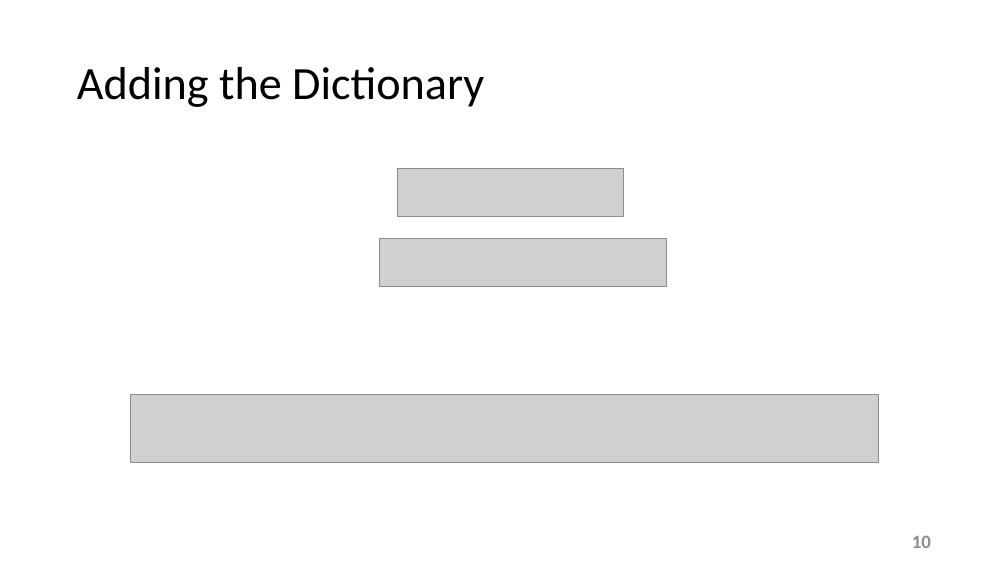
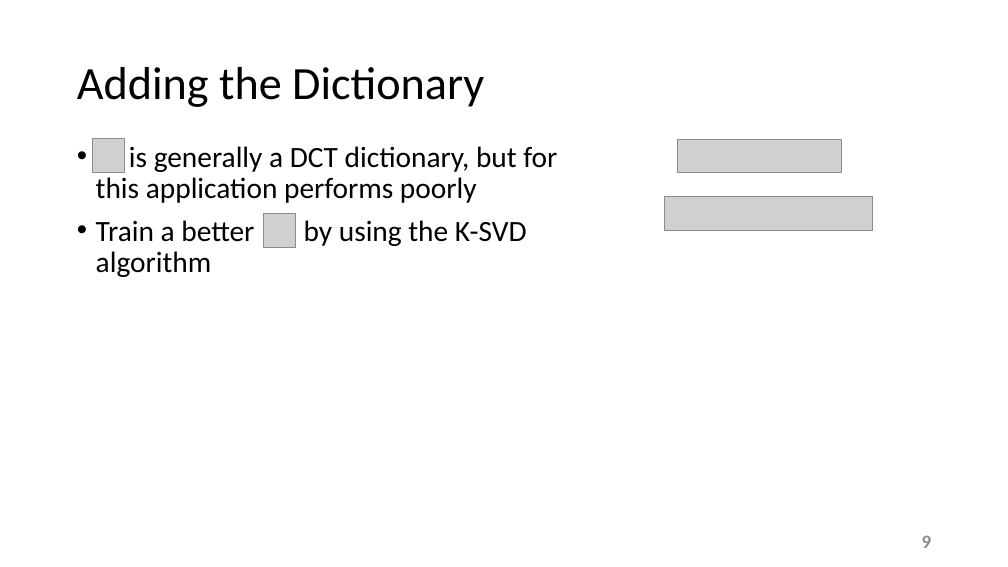
Before and after one commit to esaracin/compressive-sensing-cocktail-party-problem, a slide deck: slide 9 of slide/slides.pptx (slide 10 before the commit). Drawn at 1008x567 pixels with LibreOffice and Linux fonts; fonts in the diff are those of the drawing; grey boxes stand for pictures; background and template pictures are left out. Boxes give left, top, right and bottom in pixels: in the first picture for what was removed or moved away, otherwise in the second. Text is boxed around its words. In the diff, an @@ line names an element or a change of style, - is before the commit and + after.

```diff
--- a/slide/slides.pptx
+++ b/slide/slides.pptx
@@ picture added at <box>92,138,125,172</box> @@
@@ text added at <box>96,146,557,277</box>, 28 pt, text #000000 @@
+• is generally a DCT dictionary, but for this application performs poorly
+• Train a better by using the K-SVD algorithm
@@ picture: place and size @@
-picture at <box>397,169,623,217</box>
+picture at <box>678,139,841,173</box>
@@ picture: place and size @@
-picture at <box>379,238,666,287</box>
+picture at <box>665,197,873,231</box>
@@ picture added at <box>263,213,296,247</box> @@
@@ picture removed at <box>130,395,878,463</box> @@
@@ page number at <box>922,535,932,548</box>: text changed @@
-10
+9
```
Also in this commit, not shown: 5 other slides changed, 1 slide added, 2 slides removed.
